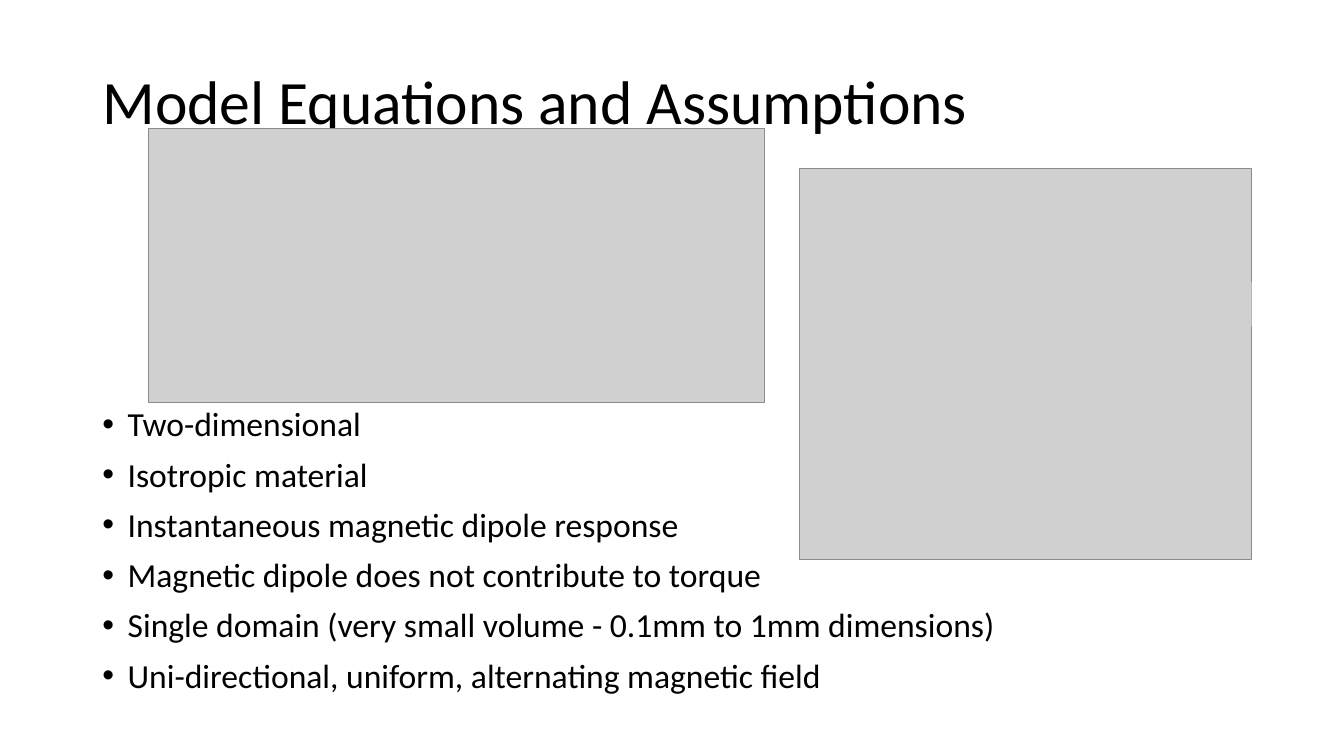
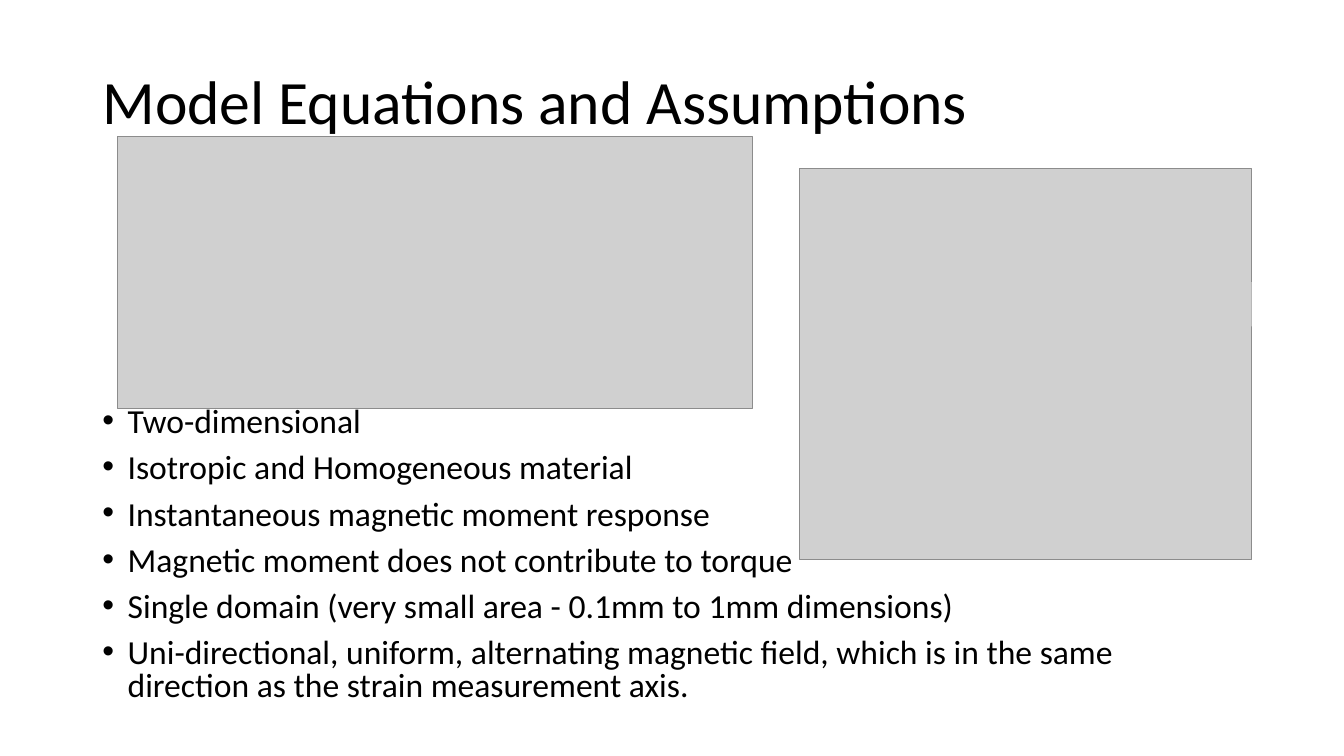
Before and after one commit to quasiStellar45/Magnetostriction, a slide deck: slide 3 of 2D Isotropic Magnetostriction Model.pptx. Drawn at 1344x756 pixels with LibreOffice and Linux fonts; fonts in the diff are those of the drawing; grey boxes stand for pictures. Boxes give left, top, right and bottom in pixels: in the first picture for what was removed or moved away, otherwise in the second. Text is boxed around its words. In the diff, an @@ line names an element or a change of style, - is before the commit and + after.

Commit message:
Add files via upload
Made some slight changes to the assumptions since I did not include the fact that the material is homogeneous and the strain measurement direction is in the same direction as the magnetic field. I also made a slight math error by not including the phase in the equation for theta.

```diff
--- a/2D Isotropic Magnetostriction Model.pptx
+++ b/2D Isotropic Magnetostriction Model.pptx
@@ picture: place and size @@
-picture at (148,128,764,402)
+picture at (117,136,752,408)
@@ text at (128,405,361,434): line spacing 0.9 to 0.8 @@
@@ text at (128,455,1113,698): text changed @@
-• Isotropic material
-• Instantaneous magnetic dipole response
-• Magnetic dipole does not contribute to torque
-• Single domain (very small volume - 0.1mm to 1mm dimensions)
-• Uni-directional, uniform, alternating magnetic field
+• Isotropic and Homogeneous material
+• Instantaneous magnetic moment response
+• Magnetic moment does not contribute to torque
+• Single domain (very small area - 0.1mm to 1mm dimensions)
+• Uni-directional, uniform, alternating magnetic field, which is in the same direction as the strain measurement axis.
```
